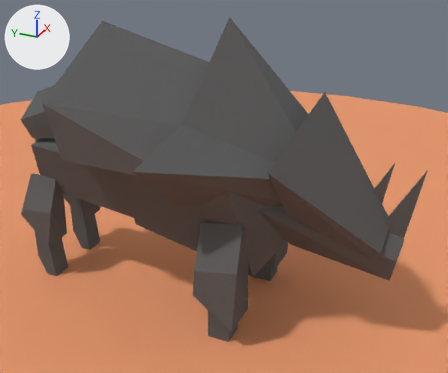
What one commit did to the Blender file Assets/Models/Karkadann.blend.
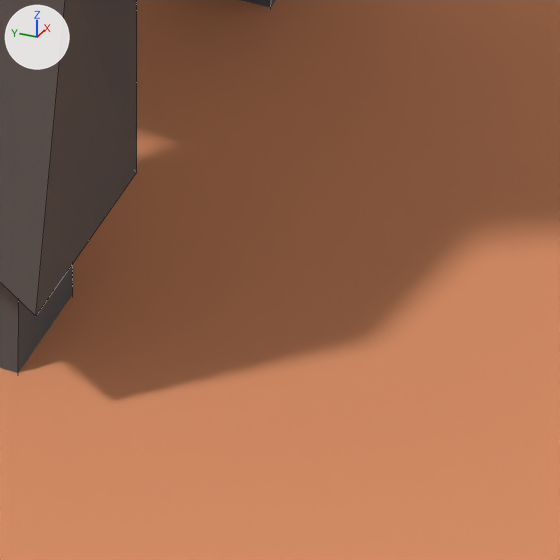
The first picture shows the older version from a 50 mm camera at (-24.8, -13.2, 18.7) aimed at (0.2, -1.9, 6.2). The close-ups show both versions on the part from 50% to 71% of the width and 75% to 100% of the height of that picture; other places that the commit changed are outside them. Every picture has the same lights, and +X, +Y and +Z are marked at upper left. The close-ups show mesh edges as thin lines.

Script lines for the objects in view, before the commit:
```python
me_circle = bpy.data.meshes.new('Circle')
me_circle.from_pydata(...)  # 32 vertices, 1 face; spans x -1.0..1.0, y -1.0..1.0, z 0.0
me_circle.materials.append(mat_material_001)  # orange #e79a70
me_cube_009 = bpy.data.meshes.new('Cube.009')
me_cube_009.from_pydata(...)  # 190 vertices, 166 faces; spans x -5.6..5.6, y -11.1..9.0, z -8.8..5.5
me_cube_009.materials.append(mat_material)  # dark grey #616161
ob_circle = bpy.data.objects.new('Circle', me_circle)
ob_circle.location = (1.937, 1.198, 0.004)
ob_circle.scale = (-37.0, -37.0, -37.0)
ob_cube_004 = bpy.data.objects.new('Cube.004', me_cube_009)
ob_cube_004.location = (0.0, 0.0, 8.714)
```
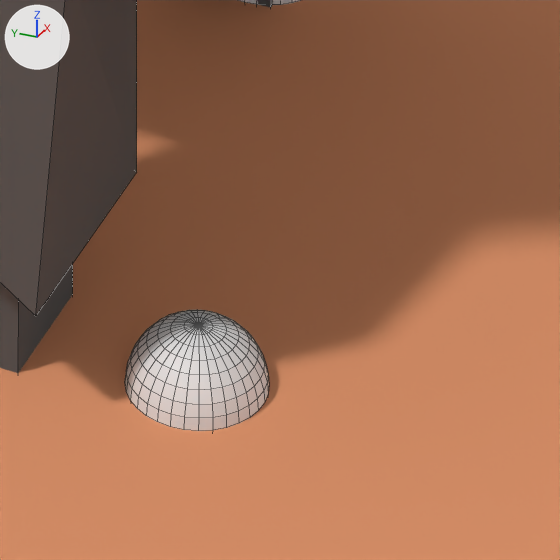
Changed parts and their boxes (x1, y1, x2, y2) in the close-ups (560 x 560 px):
'Sphere.001', added: after (125, 310, 269, 431)
'Sphere', added: after (239, 0, 301, 5)

The change in detail:
Mesh me_sphere is new.
It is a UV sphere (32 segments, 16 rings, poles along z) spanning x -1.0..1.0, y -1.0..1.0, z -1.0..1.0.
Object 'Sphere' (ob_sphere) is new; it shows me_sphere.
Its location is (2.819, -3.483, 0.006).
Its scale is (0.558, 0.558, 0.558).
Object 'Sphere.001' (ob_sphere_001) is new; it shows a copy of me_sphere.
Its location is (-2.9, -5.041, 0.006).
Its scale is (0.558, 0.558, 0.558).
